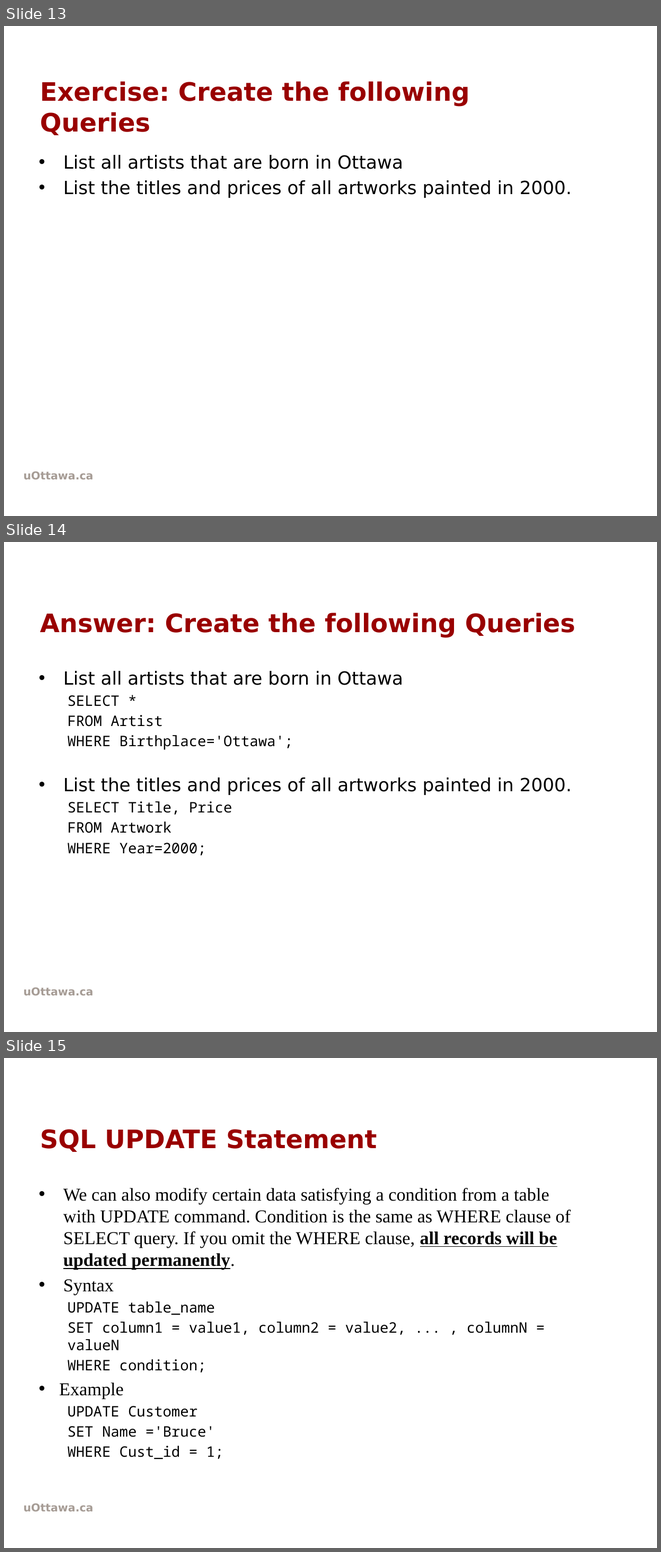
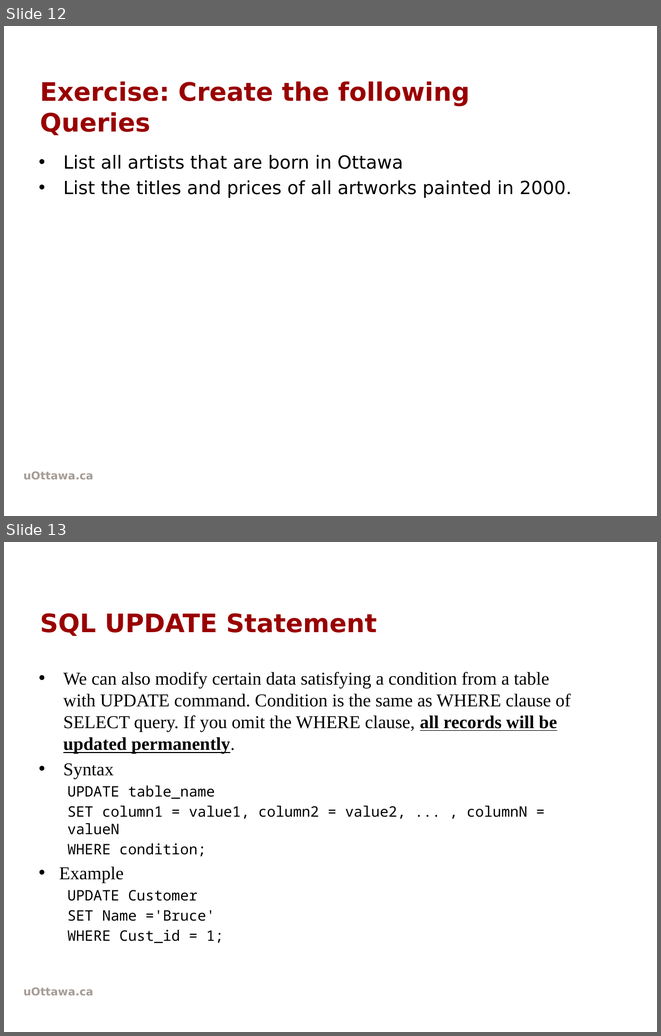
Before and after one commit to rkhal101/CSI2132-Databases-I, a slide deck: labs/lab2/lab2.pptx. Shown one above the other, each under a label of ours: slides 13, 14 and 15 before the commit, slides 12 and 13 after it. The pictures are 661x1552 and 661x1036 pixels, drawn with LibreOffice and Linux fonts; fonts in the diff are those of the drawing; background and template pictures are left out. Boxes give left, top, right and bottom in pixels: in the first picture for what was removed or moved away, otherwise in the second. Text is boxed around its words. In the diff, an @@ line names an element or a change of style, - is before the commit and + after.

```diff
--- a/labs/lab2/lab2.pptx
+++ b/labs/lab2/lab2.pptx
@@ slide 14 removed at [4,542,657,1032], background picture (left out); not listed: 1 template element that a slide beside it also shows @@
@@ title removed at [40,612,575,638] @@
-Answer: Create the following Queries
@@ text removed at [63,671,572,855] @@
-• List all artists that are born in Ottawa
-  SELECT *
-  FROM Artist
-  WHERE Birthplace='Ottawa';
-• List the titles and prices of all artworks painted in 2000.
-  SELECT Title, Price
-  FROM Artwork
-  WHERE Year=2000;
@@ what was slide 13 is now slide 12 @@
@@ what was slide 15 is now slide 13 @@
```
Also in this commit, not shown: 1 slide changed, 3 other slides removed, 3 other files.
